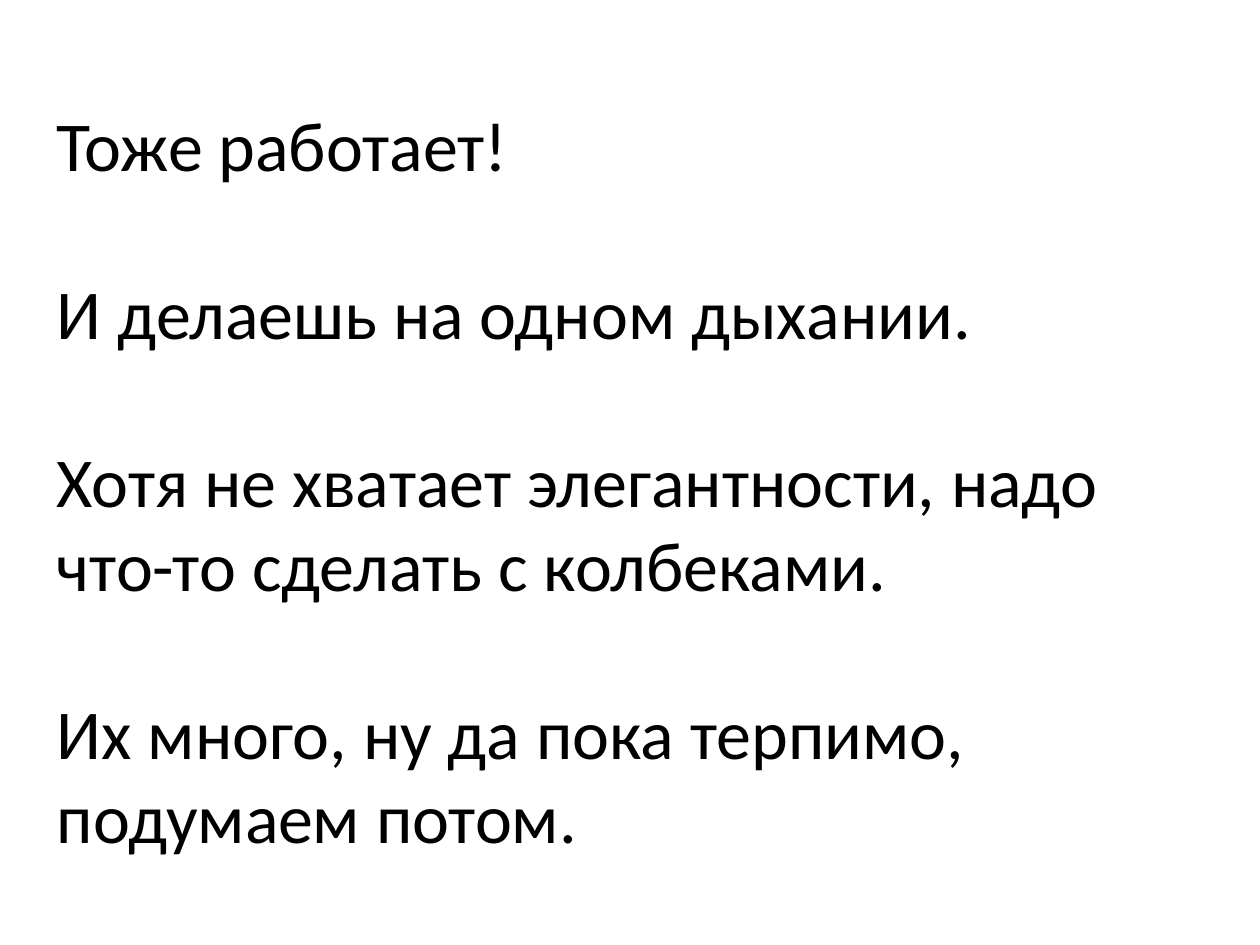
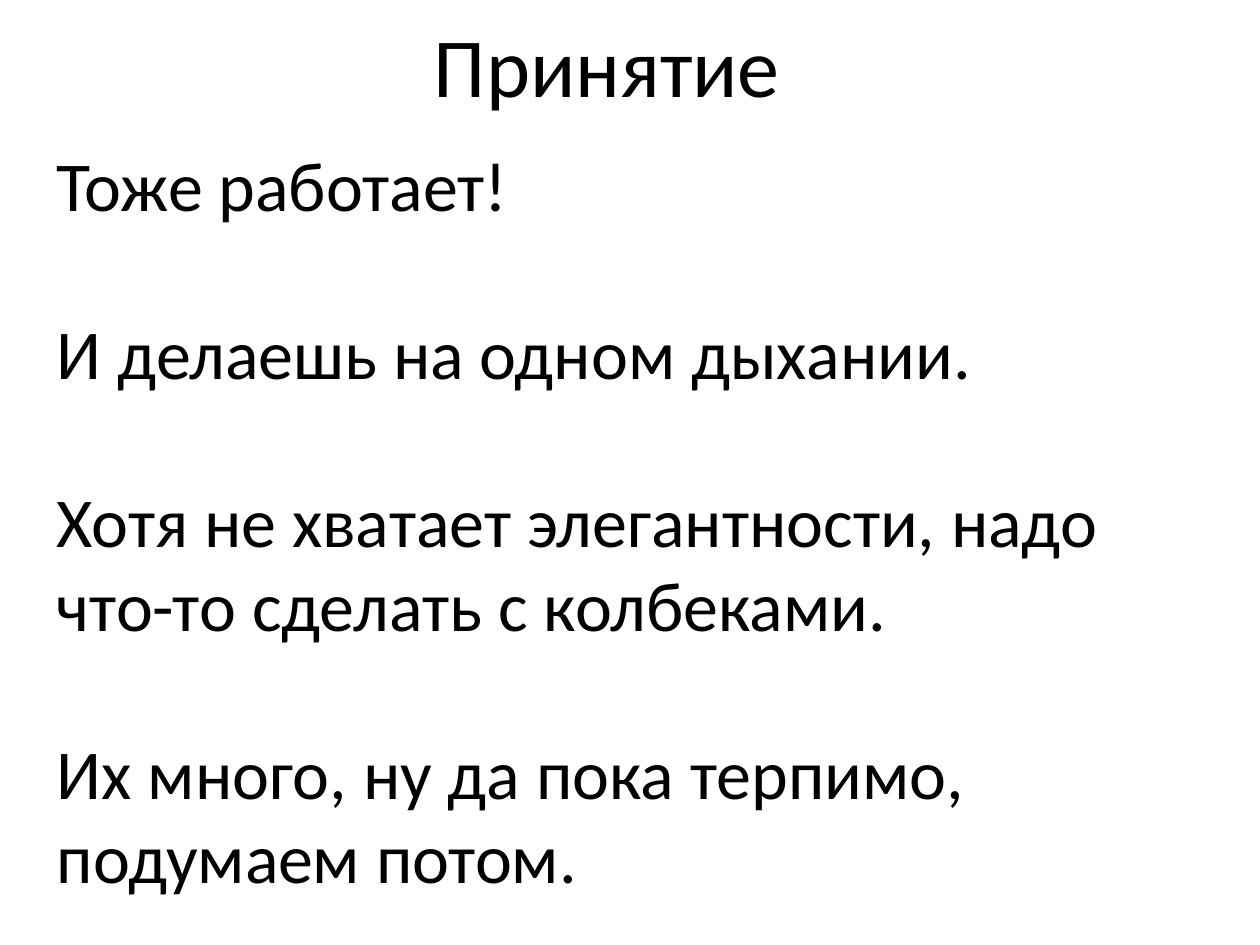
Before and after one commit to nickolaysm/flux_its_easy, a slide deck: slide 8 of pptx/Flux.pptx. Drawn at 1260x945 pixels with LibreOffice and Linux fonts; fonts in the diff are those of the drawing. Boxes give left, top, right and bottom in pixels: in the first picture for what was removed or moved away, otherwise in the second. Text is boxed around its words. In the diff, an @@ line names an element or a change of style, - is before the commit and + after.

```diff
--- a/pptx/Flux.pptx
+++ b/pptx/Flux.pptx
@@ text added at bbox=[434, 43, 780, 111], 48 pt, text #000000 @@
+Принятие
@@ text "Тоже работает!": place and size @@
-text "Тоже работает!" at bbox=[57, 123, 1097, 855]
+text "Тоже работает!" at bbox=[57, 163, 1097, 895]
```
Also in this commit, not shown: 17 other slides changed, 4 slides added, 1 slide removed.
